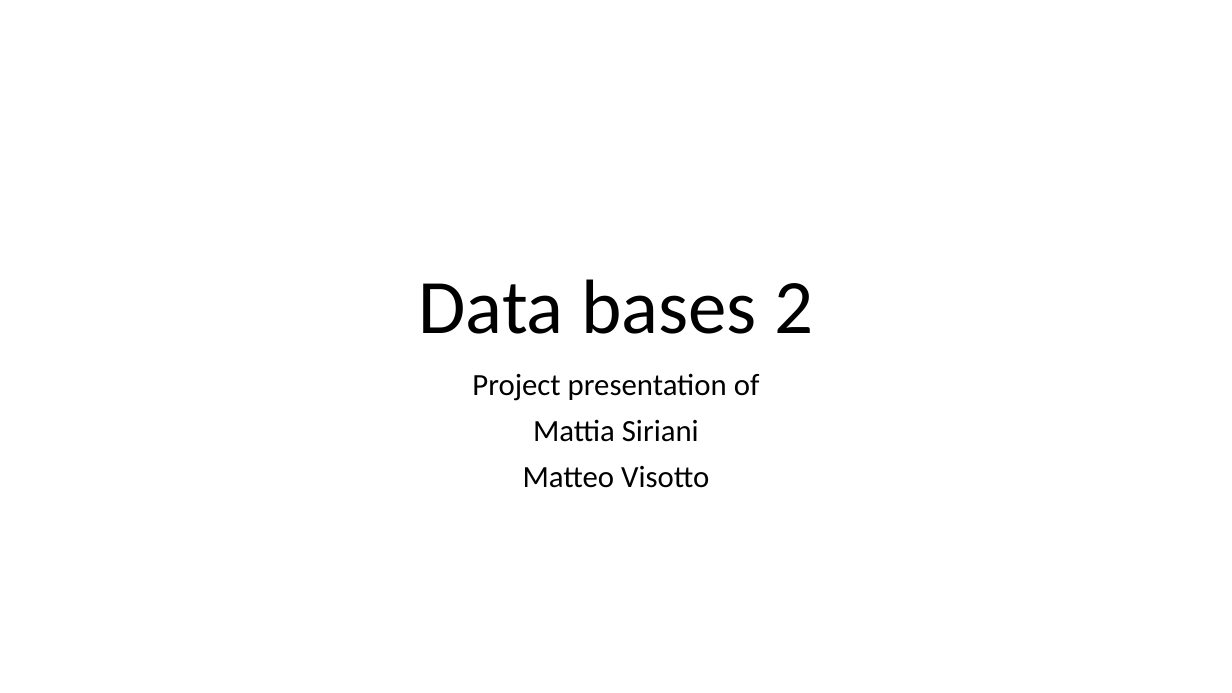
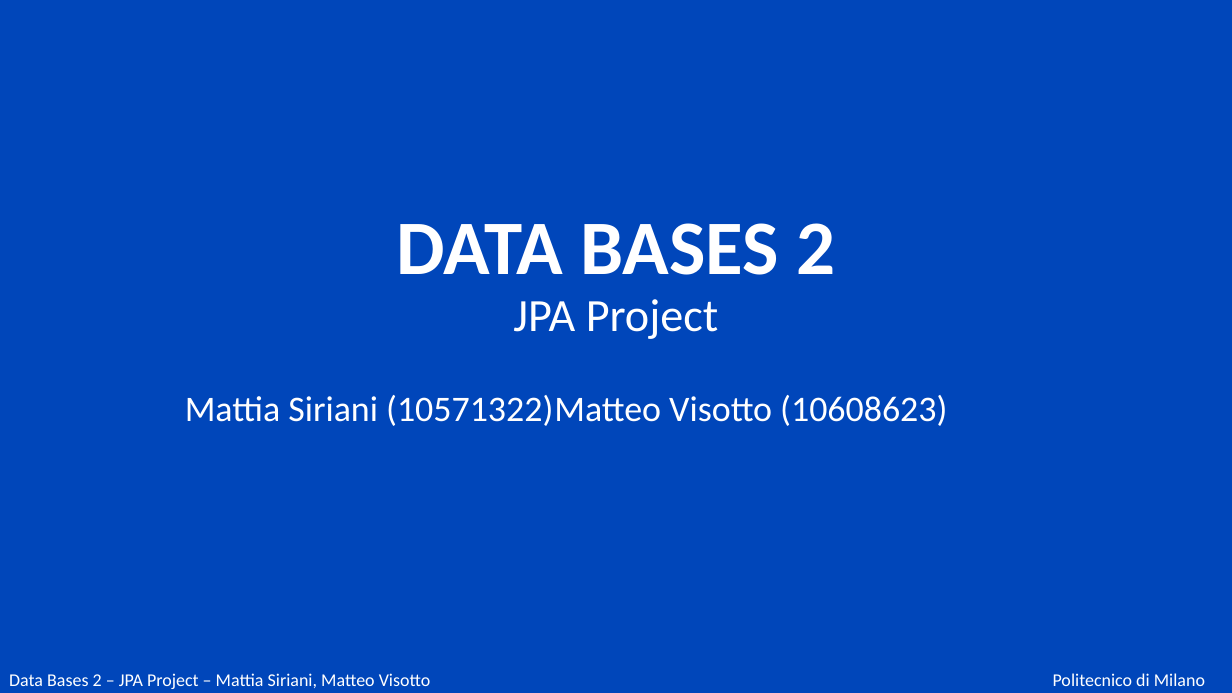
Before and after one commit to matteovisotto/DB2-SirianiVisotto, a slide deck: slide 1 of Documentation.pptx. Drawn at 1232x693 pixels with LibreOffice and Linux fonts; fonts in the diff are those of the drawing. Boxes give left, top, right and bottom in pixels: in the first picture for what was removed or moved away, otherwise in the second. Text is boxed around its words. In the diff, an @@ line names an element or a change of style, - is before the commit and + after.

```diff
--- a/Documentation.pptx
+++ b/Documentation.pptx
@@ rectangle added at [0,0,1232,97], fill #0046BA @@
@@ rectangle added at [0,0,1232,669], fill #0046BA @@
@@ title at [397,223,835,339]: text changed; text colour #000000 to #FFFFFF; bold on @@
-Data bases 2
+DATA BASES 2
+JPA Project
@@ subtitle at [185,395,947,426]: text changed; size 24 to 28 pt; text colour #000000 to #FFFFFF @@
-Project presentation of
-Mattia Siriani
-Matteo Visotto
+Mattia Siriani (10571322) Matteo Visotto (10608623)
@@ text added at [9,673,431,689], 14 pt, text #FFFFFF @@
+Data Bases 2 – JPA Project – Mattia Siriani, Matteo Visotto
@@ text added at [1053,673,1205,686], 14 pt, text #FFFFFF @@
+Politecnico di Milano
```
Also in this commit, not shown: 83 other slides changed, 5 slides added, 6 slides removed.
